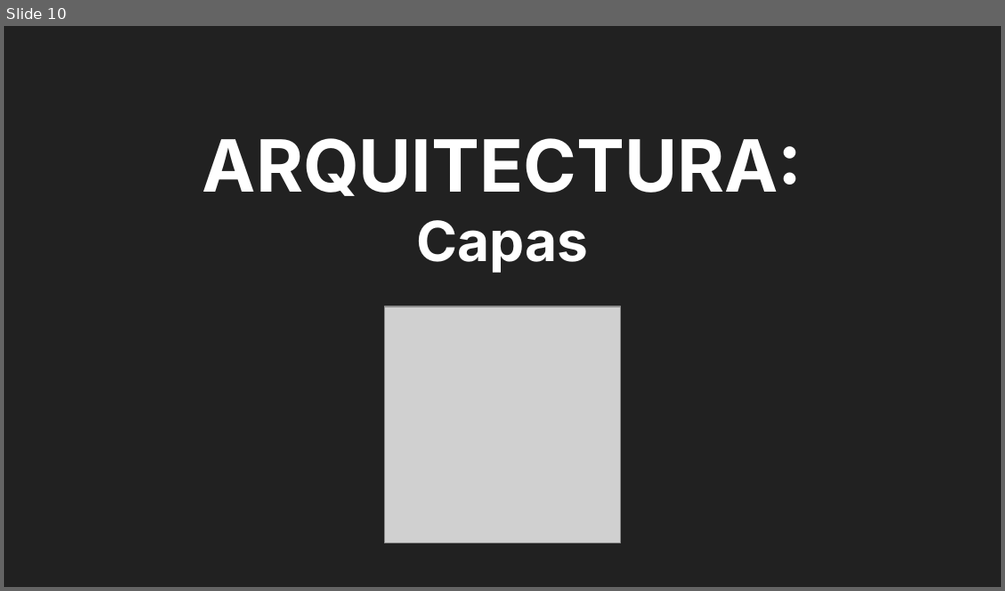
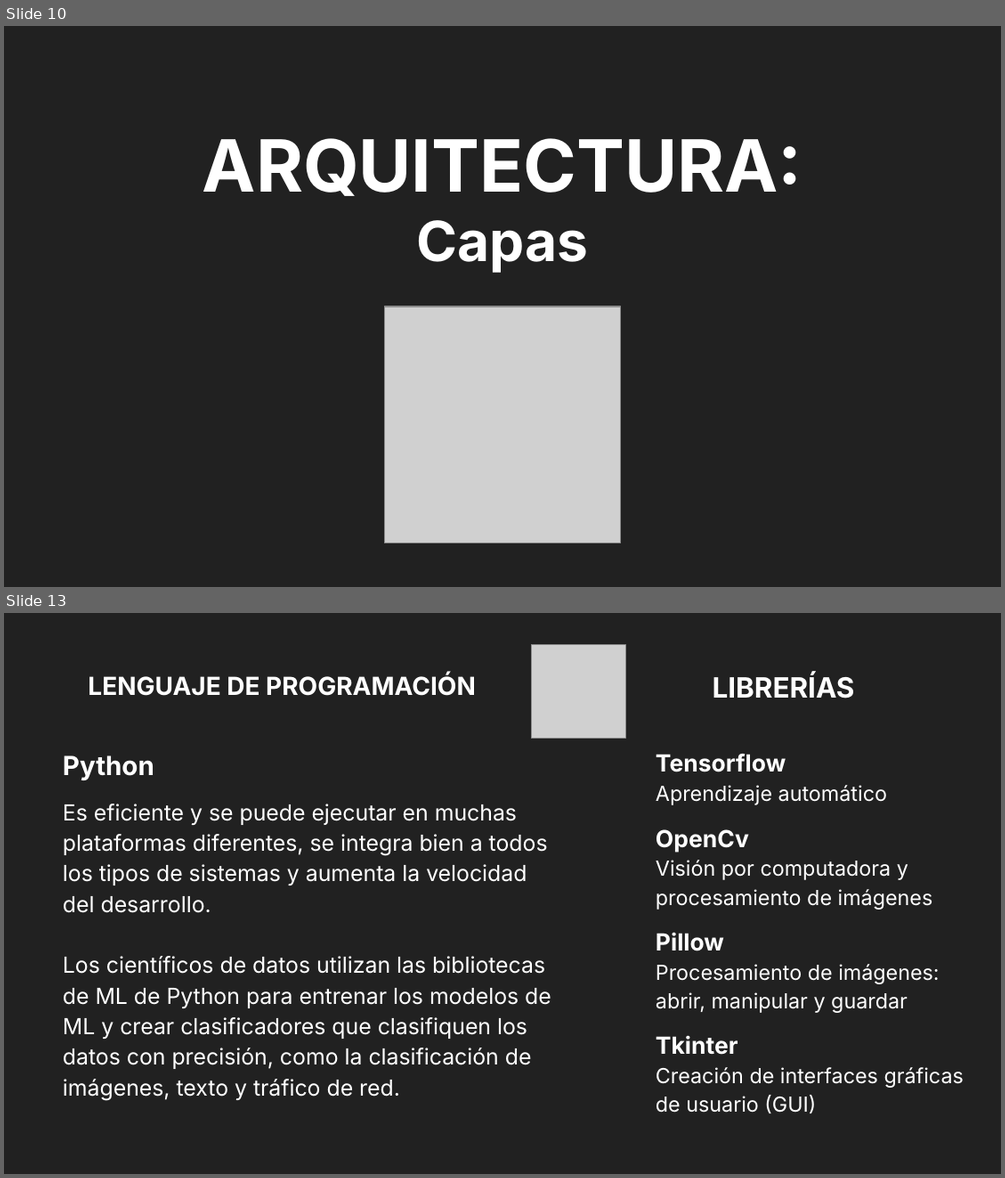
Before and after one commit to VataUTN/Deteccion_de_Figuras_Geometricas, a slide deck: Parcial MI.odp. Shown one above the other, each under a label of ours: slide 10 before the commit, slides 10 and 13 after it; the slides between them are not shown. The pictures are 1005x591 and 1005x1178 pixels, drawn with LibreOffice and Linux fonts; fonts in the diff are those of the drawing; grey boxes stand for pictures. Boxes give left, top, right and bottom in pixels: in the first picture for what was removed or moved away, otherwise in the second. Text is boxed around its words. In the diff, an @@ line names an element or a change of style, - is before the commit and + after.

Commit message:
Corrigiendo errores y agregando diapositivas de lenguaje y librería Tensorflow

```diff
--- a/Parcial MI.odp
+++ b/Parcial MI.odp
@@ slide 13 added at [4, 613, 1001, 1174], background #212121 @@
@@ picture added at [531, 644, 625, 738] @@
@@ title added at [88, 674, 476, 696], 18 pt, text #FFFFFF, bold @@
+LENGUAJE DE PROGRAMACIÓN
@@ title added at [712, 674, 855, 698], 20.2 pt, text #FFFFFF, bold @@
+LIBRERÍAS
@@ text added at [63, 755, 551, 1100], 16 pt, text #FFFFFF @@
+Python
+Es eficiente y se puede ejecutar en muchas plataformas diferentes, se integra bien a todos los tipos de sistemas y aumenta la velocidad del desarrollo.
+Los científicos de datos utilizan las bibliotecas de ML de Python para entrenar los modelos de ML y crear clasificadores que clasifiquen los datos con precisión, como la clasificación de imágenes, texto y tráfico de red.
@@ text added at [655, 754, 963, 1113], 15 pt, text #FFFFFF @@
+Tensorflow
+Aprendizaje automático
+OpenCv
+Visión por computadora y procesamiento de imágenes
+Pillow
+Procesamiento de imágenes: abrir, manipular y guardar
+Tkinter
+Creación de interfaces gráficas de usuario (GUI)
```
Also in this commit, not shown: 4 other slides added, 2 slides removed.
